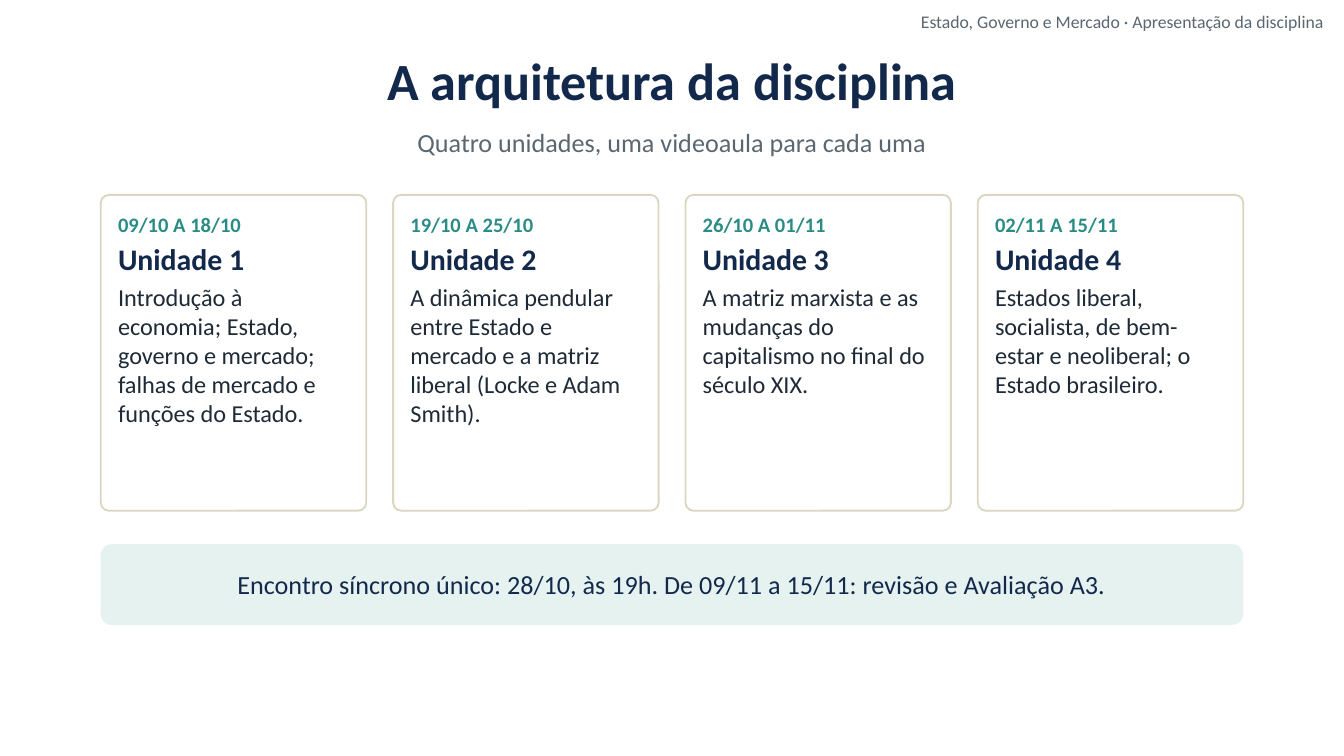
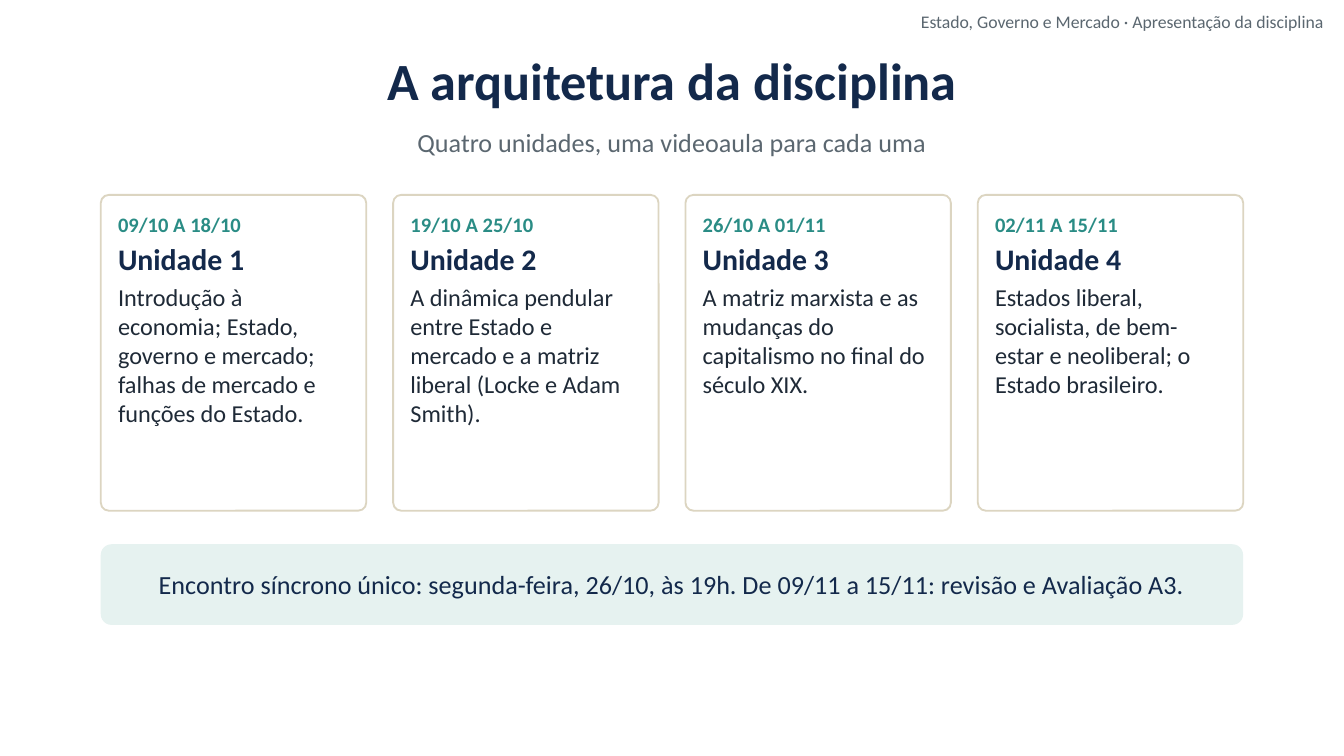
Before and after one commit to cleitonfranco74/gestao_publica, a slide deck: slide 6 of disciplina-01-estado-governo-mercado/materiais/00_Videoaula_de_Apresentacao.pptx. Drawn at 1344x756 pixels with LibreOffice and Linux fonts; fonts in the diff are those of the drawing; background and template pictures are left out. Boxes give left, top, right and bottom in pixels: in the first picture for what was removed or moved away, otherwise in the second. Text is boxed around its words. In the diff, an @@ line names an element or a change of style, - is before the commit and + after.

```diff
--- a/disciplina-01-estado-governo-mercado/materiais/00_Videoaula_de_Apresentacao.pptx
+++ b/disciplina-01-estado-governo-mercado/materiais/00_Videoaula_de_Apresentacao.pptx
@@ text in rounded rectangle at box(159, 576, 1183, 599): text changed @@
-Encontro síncrono único: 28/10, às 19h. De 09/11 a 15/11: revisão e Avaliação A3.
+Encontro síncrono único: segunda-feira, 26/10, às 19h. De 09/11 a 15/11: revisão e Avaliação A3.
```
Also in this commit, not shown: 5 other slides changed, 18 other files.
